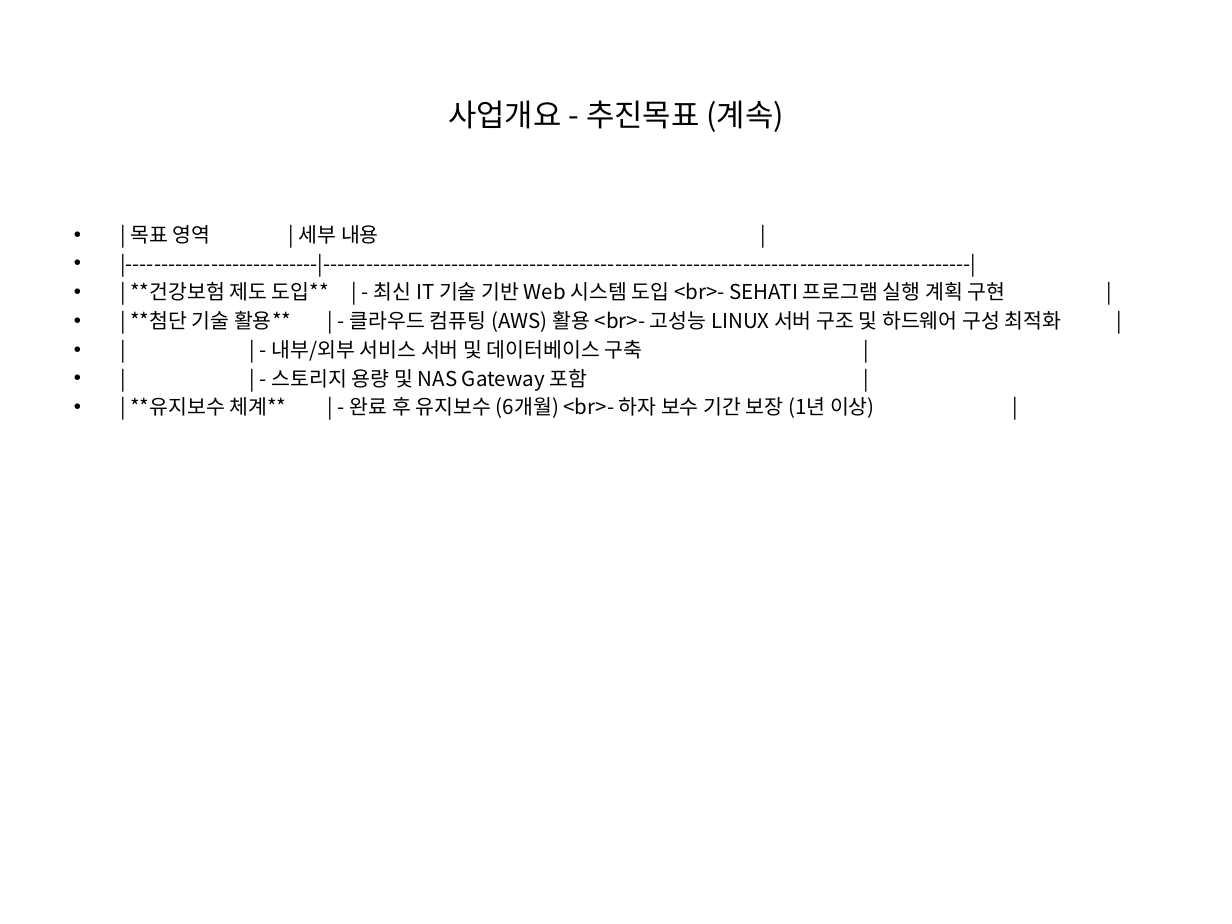
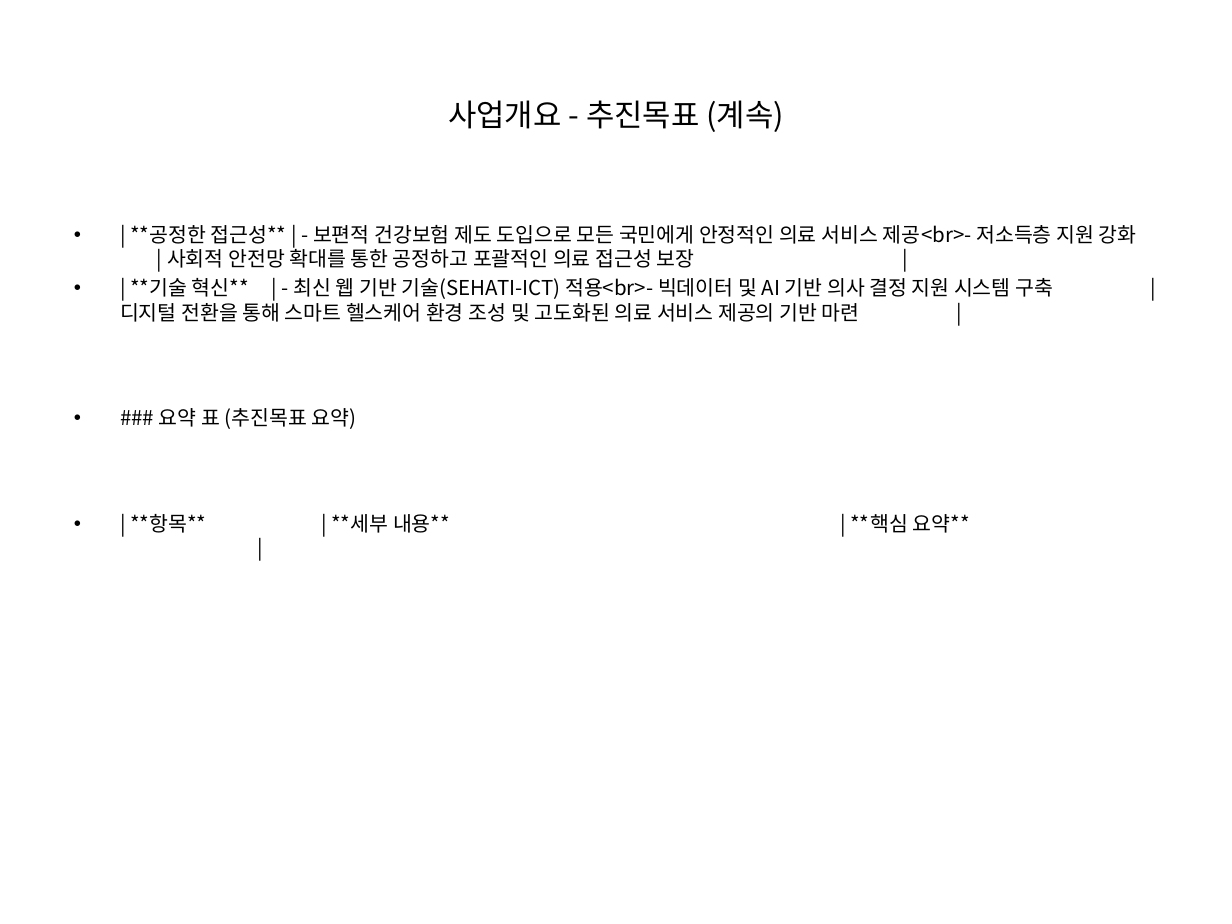
Before and after one commit to anskong/llm_mission, a slide deck: slide 7 of generated_ppt.pptx (slide 6 before the commit). Drawn at 1232x924 pixels with LibreOffice and Linux fonts; fonts in the diff are those of the drawing. Boxes give left, top, right and bottom in pixels: in the first picture for what was removed or moved away, otherwise in the second. Text is boxed around its words. In the diff, an @@ line names an element or a change of style, - is before the commit and + after.

```diff
--- a/generated_ppt.pptx
+++ b/generated_ppt.pptx
@@ text at <box>120,225,1137,533</box>: text changed @@
-• | 목표 영역 | 세부 내용 |
-• |---------------------------|-------------------------------------------------------------------------------------------|
-• | **건강보험 제도 도입** | - 최신 IT 기술 기반 Web 시스템 도입 <br>- SEHATI 프로그램 실행 계획 구현 |
-• | **첨단 기술 활용** | - 클라우드 컴퓨팅 (AWS) 활용 <br>- 고성능 LINUX 서버 구조 및 하드웨어 구성 최적화 |
-• | | - 내부/외부 서비스 서버 및 데이터베이스 구축 |
-• | | - 스토리지 용량 및 NAS Gateway 포함 |
-• | **유지보수 체계** | - 완료 후 유지보수 (6개월) <br>- 하자 보수 기간 보장 (1년 이상) |
+• | **공정한 접근성** | - 보편적 건강보험 제도 도입으로 모든 국민에게 안정적인 의료 서비스 제공<br>- 저소득층 지원 강화 | 사회적 안전망 확대를 통한 공정하고 포괄적인 의료 접근성 보장 |
+• | **기술 혁신** | - 최신 웹 기반 기술(SEHATI-ICT) 적용<br>- 빅데이터 및 AI 기반 의사 결정 지원 시스템 구축 | 디지털 전환을 통해 스마트 헬스케어 환경 조성 및 고도화된 의료 서비스 제공의 기반 마련 |
+• ### 요약 표 (추진목표 요약)
+• | **항목** | **세부 내용** | **핵심 요약** |
```
Also in this commit, not shown: 20 other slides changed, 7 slides added, 5 other files.
